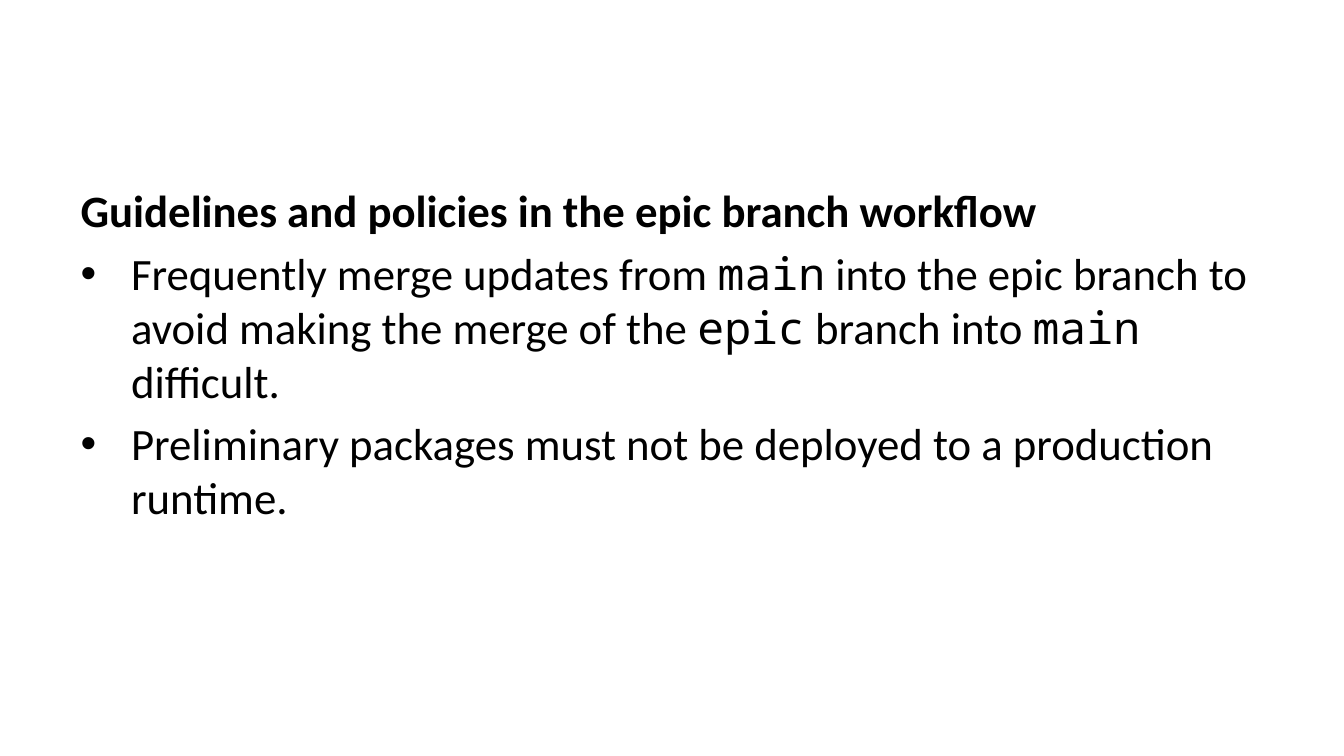
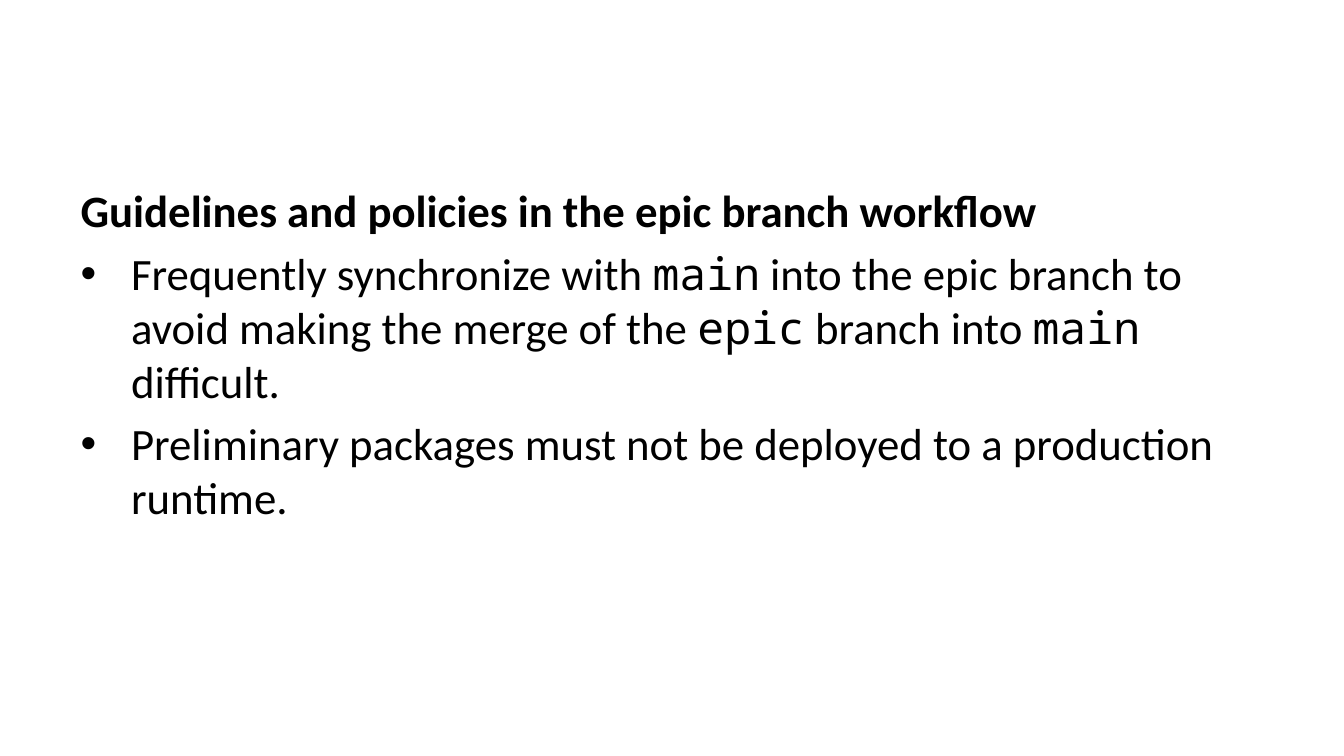
Before and after one commit to ijmitch/ukgse-2024-devops-git, a slide deck: slide 15 of docs/p1.pptx. Drawn at 1344x756 pixels with LibreOffice and Linux fonts; fonts in the diff are those of the drawing. Boxes give left, top, right and bottom in pixels: in the first picture for what was removed or moved away, otherwise in the second. Text is boxed around its words. In the diff, an @@ line names an element or a change of style, - is before the commit and + after.

```diff
--- a/docs/p1.pptx
+++ b/docs/p1.pptx
@@ text at bbox=[131, 256, 1182, 399]: text changed @@
-• Frequently merge updates from main into the epic branch to avoid making the merge of the epic branch into main difficult.
+• Frequently synchronize with main into the epic branch to avoid making the merge of the epic branch into main difficult.
```
Also in this commit, not shown: 7 other slides changed, 3 other files.
